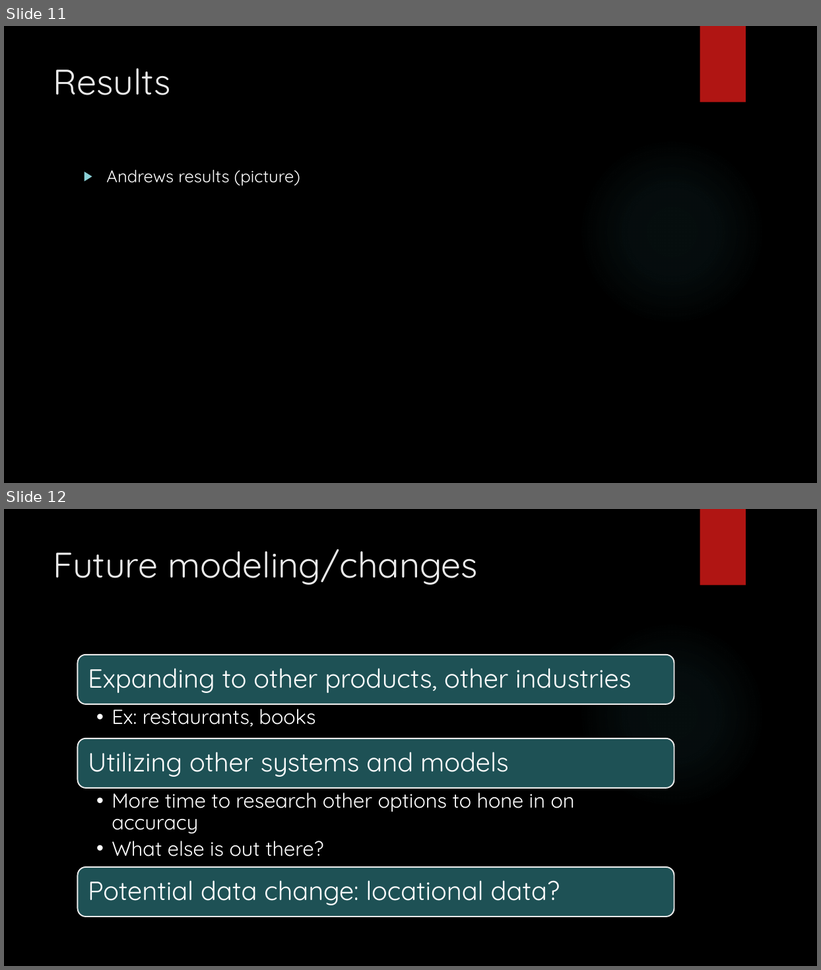
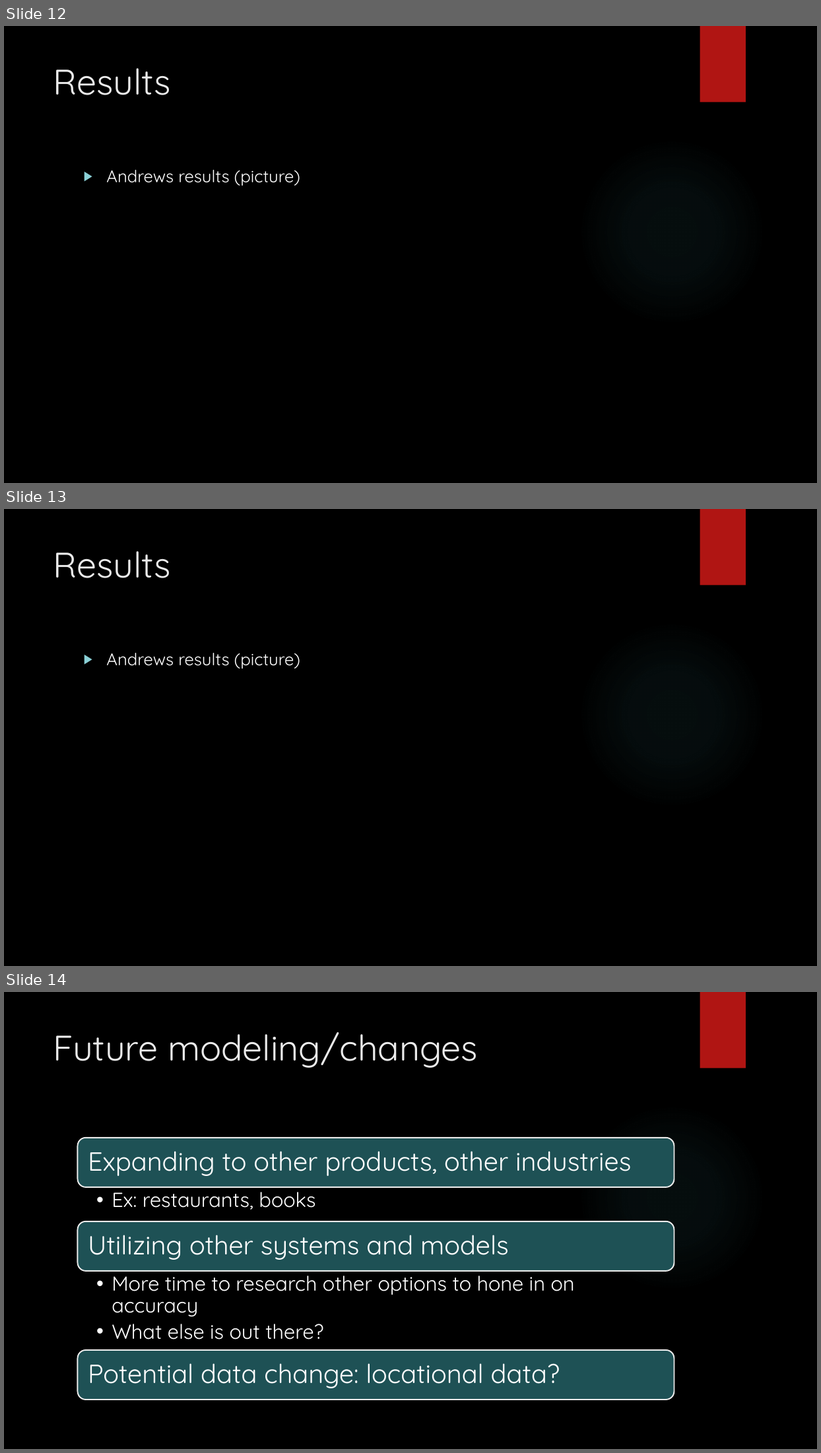
Before and after one commit to ezwang8/AI_BOOTCAMP_Group_Project_3_Amazon, a slide deck: RatingRefiner Presentation.pptx. Shown one above the other, each under a label of ours: slides 11 and 12 before the commit, slides 12, 13 and 14 after it. The pictures are 821x970 and 821x1453 pixels, drawn with LibreOffice and Linux fonts; fonts in the diff are those of the drawing; background and template pictures are left out. Boxes give left, top, right and bottom in pixels: in the first picture for what was removed or moved away, otherwise in the second. Text is boxed around its words. In the diff, an @@ line names an element or a change of style, - is before the commit and + after.

```diff
--- a/RatingRefiner Presentation.pptx
+++ b/RatingRefiner Presentation.pptx
@@ slide 13 added at bbox=[4, 509, 817, 966], background picture (left out); not listed: 2 template elements that a slide beside it also shows @@
@@ title added at bbox=[54, 551, 172, 578], 42 pt, text #EBEBEB @@
+Results
@@ text added at bbox=[106, 653, 300, 669], 20 pt, text #FFFFFF @@
+▶ Andrews results (picture)
@@ what was slide 11 is now slide 12 @@
@@ what was slide 12 is now slide 14 @@
```
Also in this commit, not shown: 1 slide changed, 1 other slide added.
